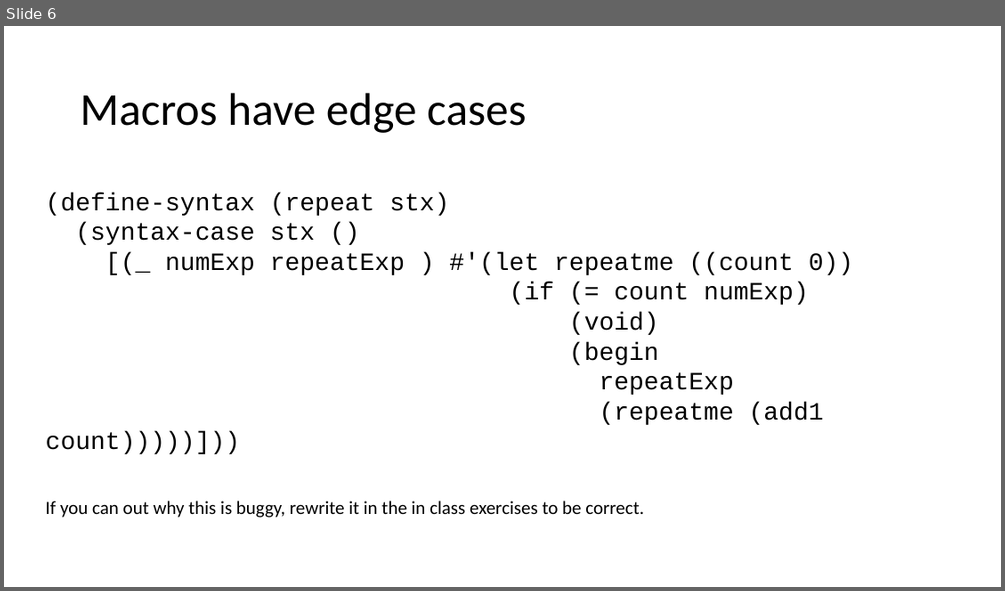
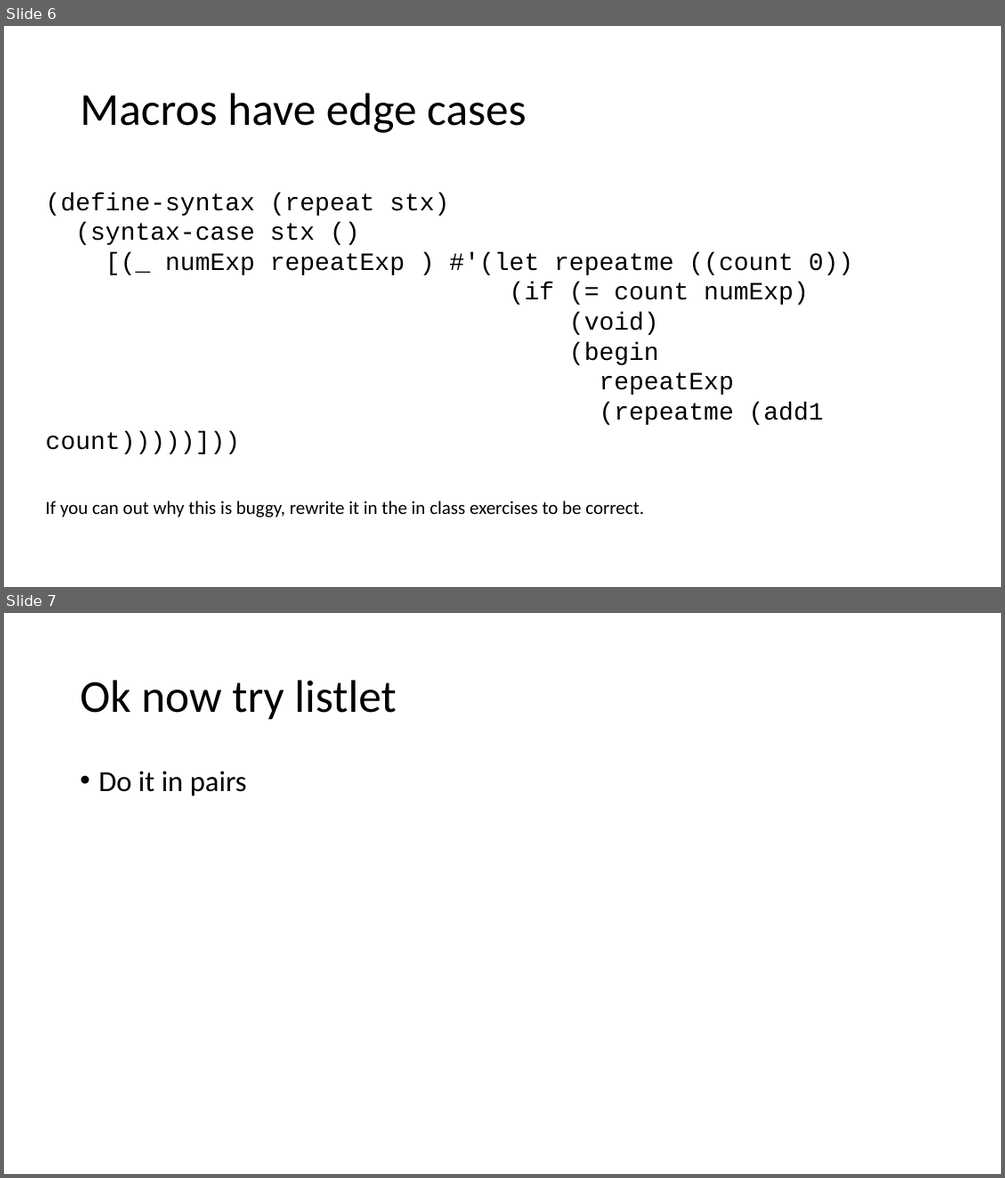
Before and after one commit to RHIT-CSSE/csse304, a slide deck: ClassMaterials/Macros2/Macros 2.pptx. Shown one above the other, each under a label of ours: slide 6 before the commit, slides 6 and 7 after it. The pictures are 1005x591 and 1005x1178 pixels, drawn with LibreOffice and Linux fonts; fonts in the diff are those of the drawing. Boxes give left, top, right and bottom in pixels: in the first picture for what was removed or moved away, otherwise in the second. Text is boxed around its words. In the diff, an @@ line names an element or a change of style, - is before the commit and + after.

```diff
--- a/ClassMaterials/Macros2/Macros 2.pptx
+++ b/ClassMaterials/Macros2/Macros 2.pptx
@@ slide 7 added at box(4, 613, 1001, 1174), background #FFFFFF @@
@@ title added at box(80, 680, 396, 720), 44 pt, text #000000 @@
+Ok now try listlet
@@ text added at box(98, 771, 247, 796), 28 pt, text #000000 @@
+• Do it in pairs
```
Also in this commit, not shown: 2 slides changed, 1 other slide added, 3 other files.
